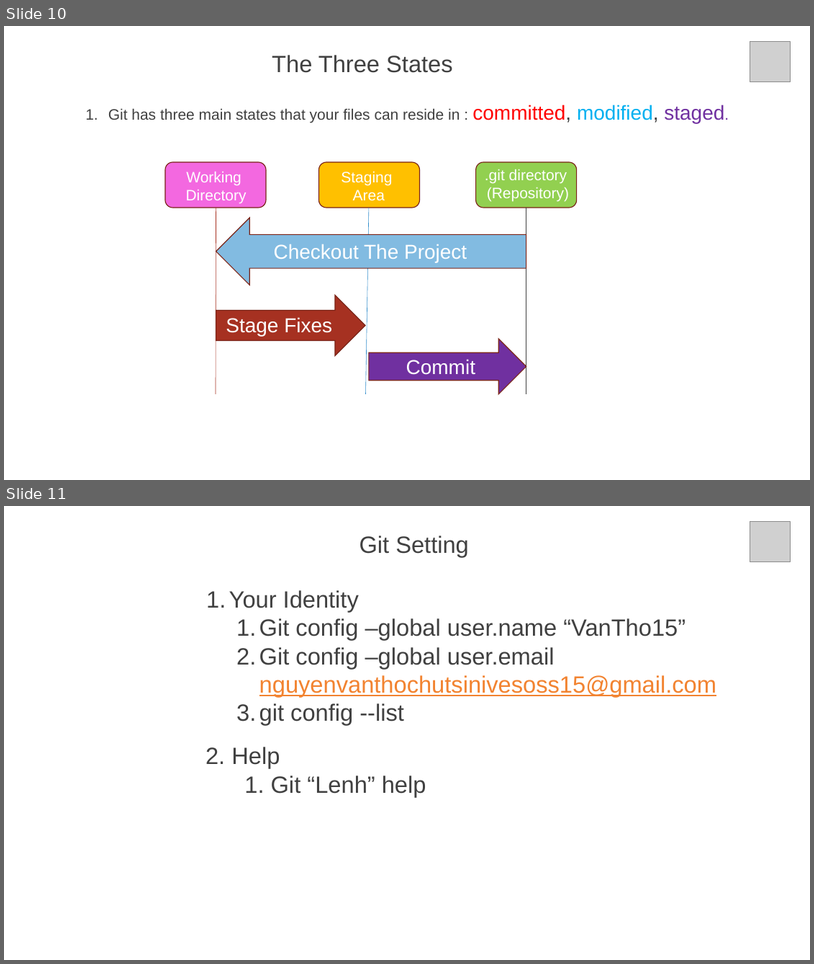
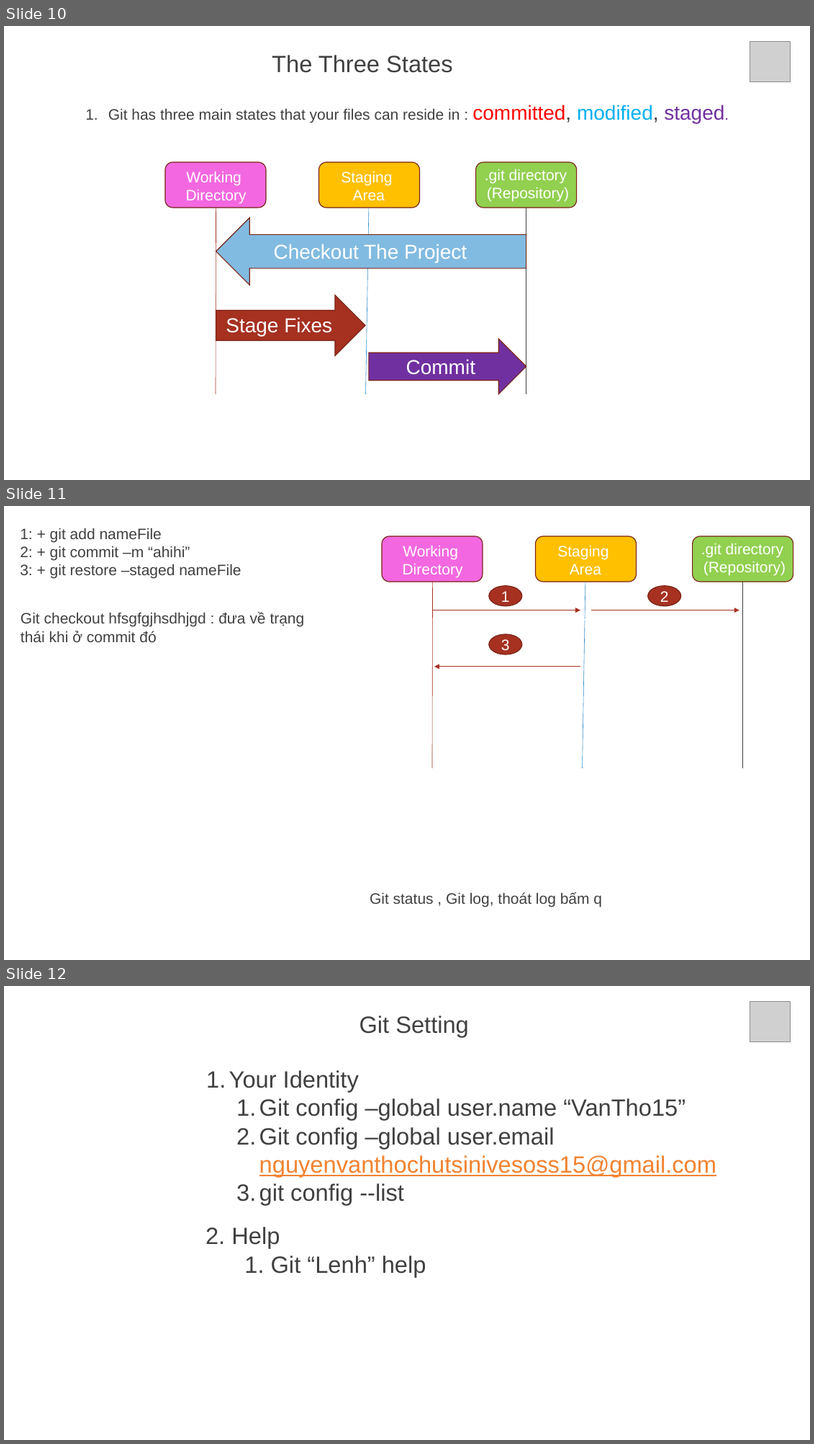
Before and after one commit to VANTHO15/git, a slide deck: Git&Github.pptx. Shown one above the other, each under a label of ours: slides 10 and 11 before the commit, slides 10, 11 and 12 after it. The pictures are 814x964 and 814x1444 pixels, drawn with LibreOffice and Linux fonts; fonts in the diff are those of the drawing; grey boxes stand for pictures; background and template pictures are left out. Boxes give left, top, right and bottom in pixels: in the first picture for what was removed or moved away, otherwise in the second. Text is boxed around its words. In the diff, an @@ line names an element or a change of style, - is before the commit and + after.

```diff
--- a/Git&Github.pptx
+++ b/Git&Github.pptx
@@ slide 11 added at <box>4,506,810,960</box>, background picture (left out) @@
@@ text added at <box>20,528,241,579</box>, 18 pt, text #404040 @@
+1: + git add nameFile
+2: + git commit –m “ahihi”
+3: + git restore –staged nameFile
@@ rounded rectangle added at <box>382,536,483,582</box>, fill #F368E0, outline #7B2418 1 pt @@
@@ text added at <box>403,546,463,578</box>, 18 pt, text #FFFFFF @@
+Working
+Directory
@@ rounded rectangle added at <box>536,536,637,582</box>, fill #FFC000, outline #7B2418 1 pt @@
@@ text added at <box>558,545,609,575</box>, 18 pt, text #FFFFFF @@
+Staging
+Area
@@ rounded rectangle added at <box>693,536,794,582</box>, fill #92D050, outline #7B2418 1 pt @@
@@ text added at <box>702,543,786,575</box>, 18 pt, text #FFFFFF @@
+.git directory
+(Repository)
@@ line added from (433, 582) to (432, 768), #A63121 0.5 pt @@
@@ ellipse added at <box>489,586,522,606</box>, fill #A63121, outline #7B2418 1 pt, 18 pt, text #FFFFFF @@
+1
@@ line added from (586, 582) to (583, 768), #318DCB 0.5 pt @@
@@ ellipse added at <box>648,586,682,606</box>, fill #A63121, outline #7B2418 1 pt, 18 pt, text #FFFFFF @@
+2
@@ line added from (743, 582) to (743, 768), #404040 0.5 pt @@
@@ text added at <box>21,612,305,642</box>, 18 pt, text #404040 @@
+Git checkout hfsgfgjhsdhjgd : đưa về trạng thái khi ở commit đó
@@ arrow added from (433, 610) to (581, 610), #A63121 0.5 pt @@
@@ arrow added from (592, 610) to (740, 610), #A63121 0.5 pt @@
@@ ellipse added at <box>489,634,522,654</box>, fill #A63121, outline #7B2418 1 pt, 18 pt, text #FFFFFF @@
+3
@@ text added at <box>491,617,615,636</box>, 24 pt, text #FFFFFF @@
+Checkout The Project
@@ arrow added from (581, 667) to (435, 667), #A63121 0.5 pt @@
@@ text added at <box>437,683,591,713</box>, 24 pt, text #FFFFFF @@
+Stage Fixes
@@ text added at <box>370,892,602,906</box>, 18 pt, text #404040 @@
+Git status , Git log, thoát log bấm q
@@ what was slide 11 is now slide 12 @@
```
Also in this commit, not shown: 1 slide changed, 1 other slide added.
